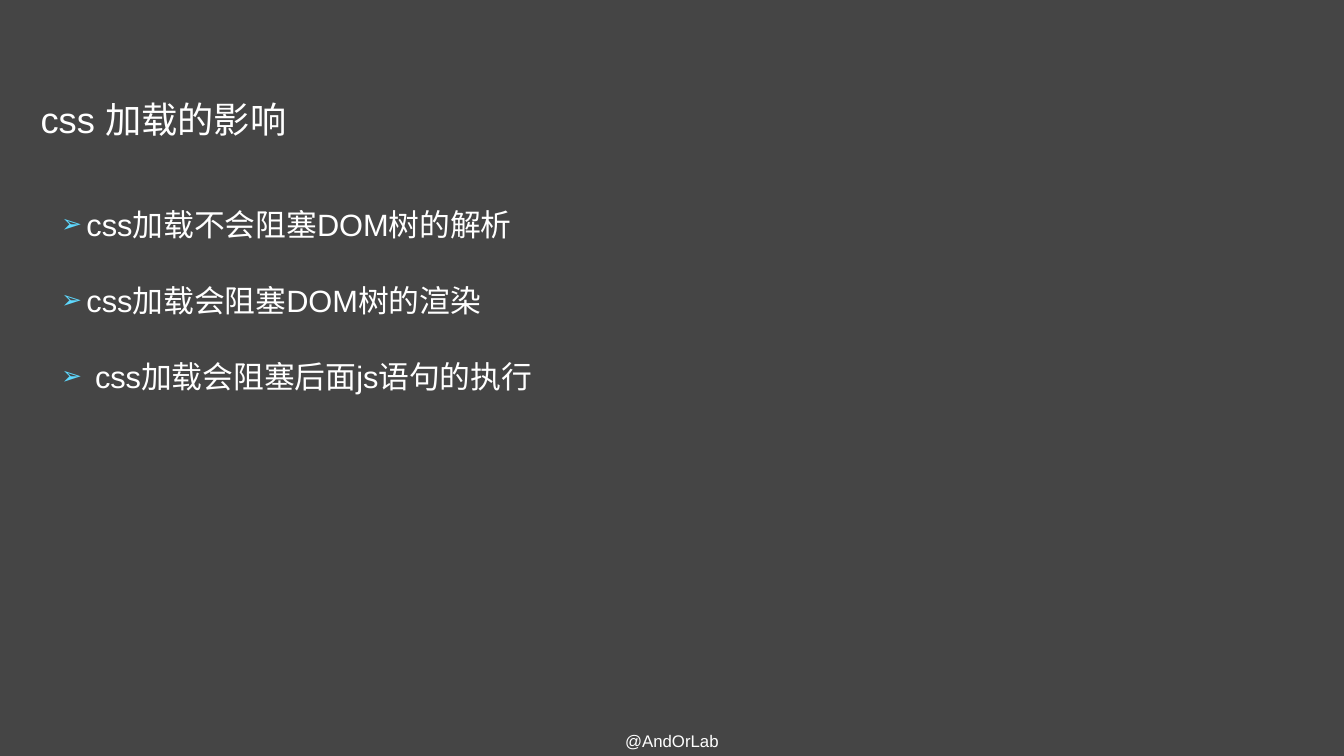
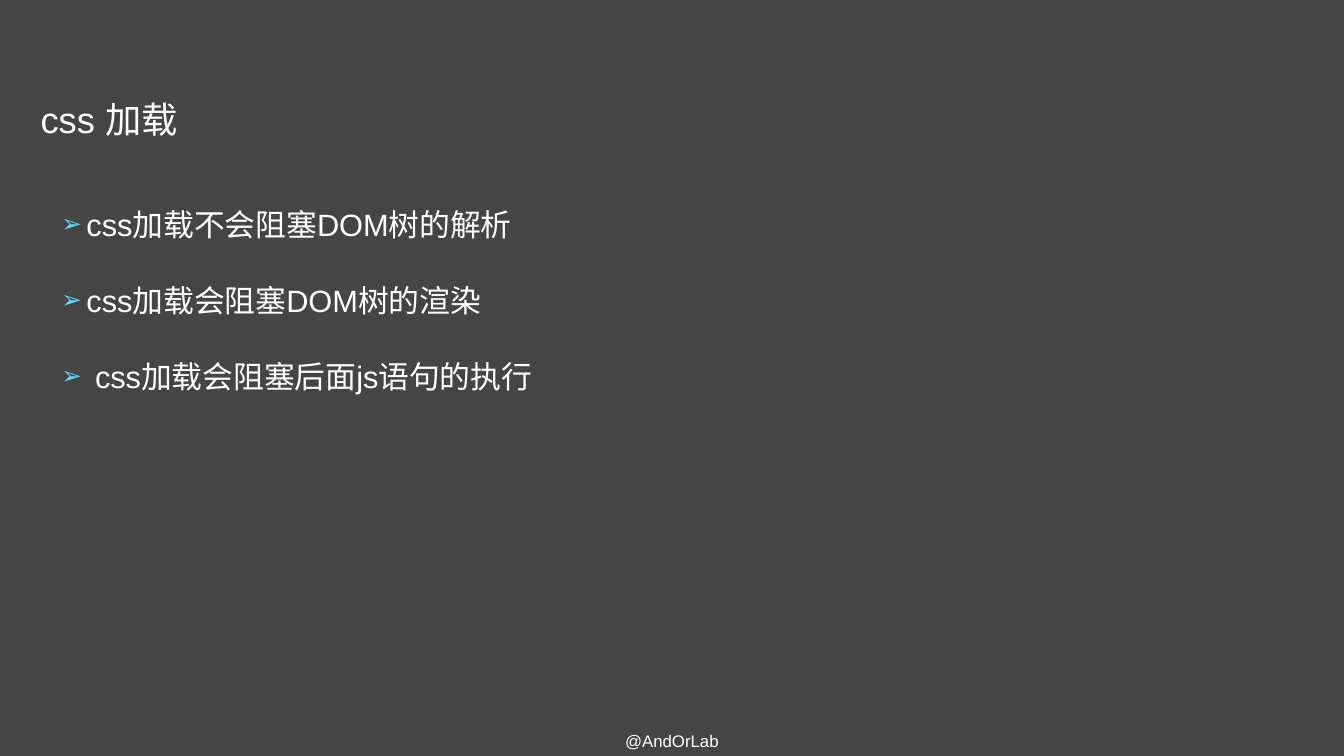
Before and after one commit to AndorLab/TodoList, a slide deck: slide 41 of contents/2018-10-31-王志强/性能优化之页面渲染.pptx. Drawn at 1344x756 pixels with LibreOffice and Linux fonts; fonts in the diff are those of the drawing. Boxes give left, top, right and bottom in pixels: in the first picture for what was removed or moved away, otherwise in the second. Text is boxed around its words. In the diff, an @@ line names an element or a change of style, - is before the commit and + after.

```diff
--- a/contents/2018-10-31-王志强/性能优化之页面渲染.pptx
+++ b/contents/2018-10-31-王志强/性能优化之页面渲染.pptx
@@ text at <box>41,102,178,136</box>: text changed @@
-css 加载的影响
+css 加载
```
Also in this commit, not shown: 6 other slides changed.
